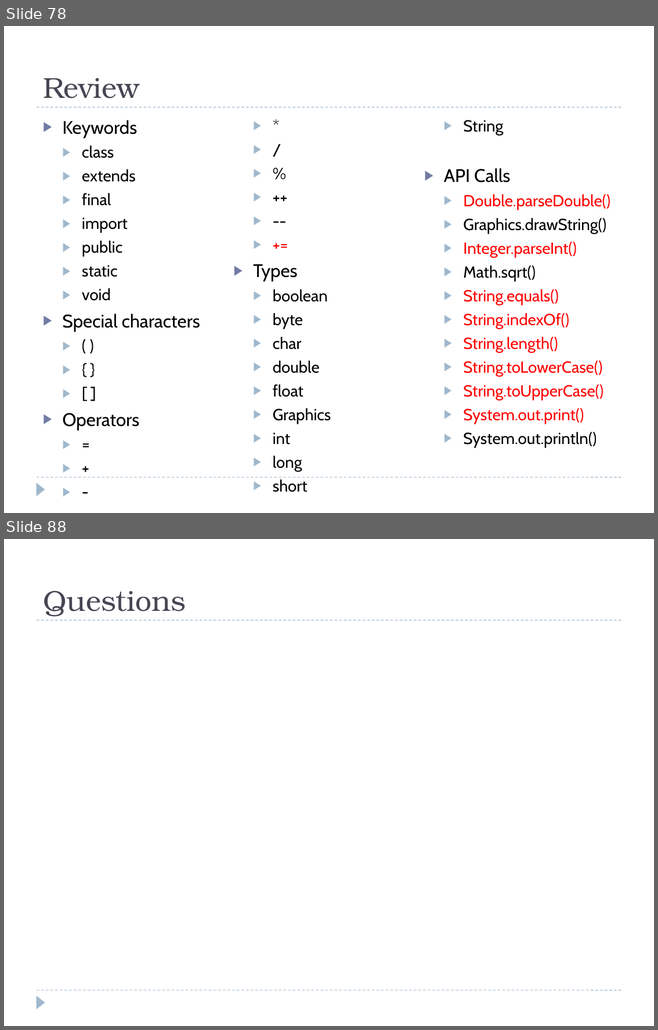
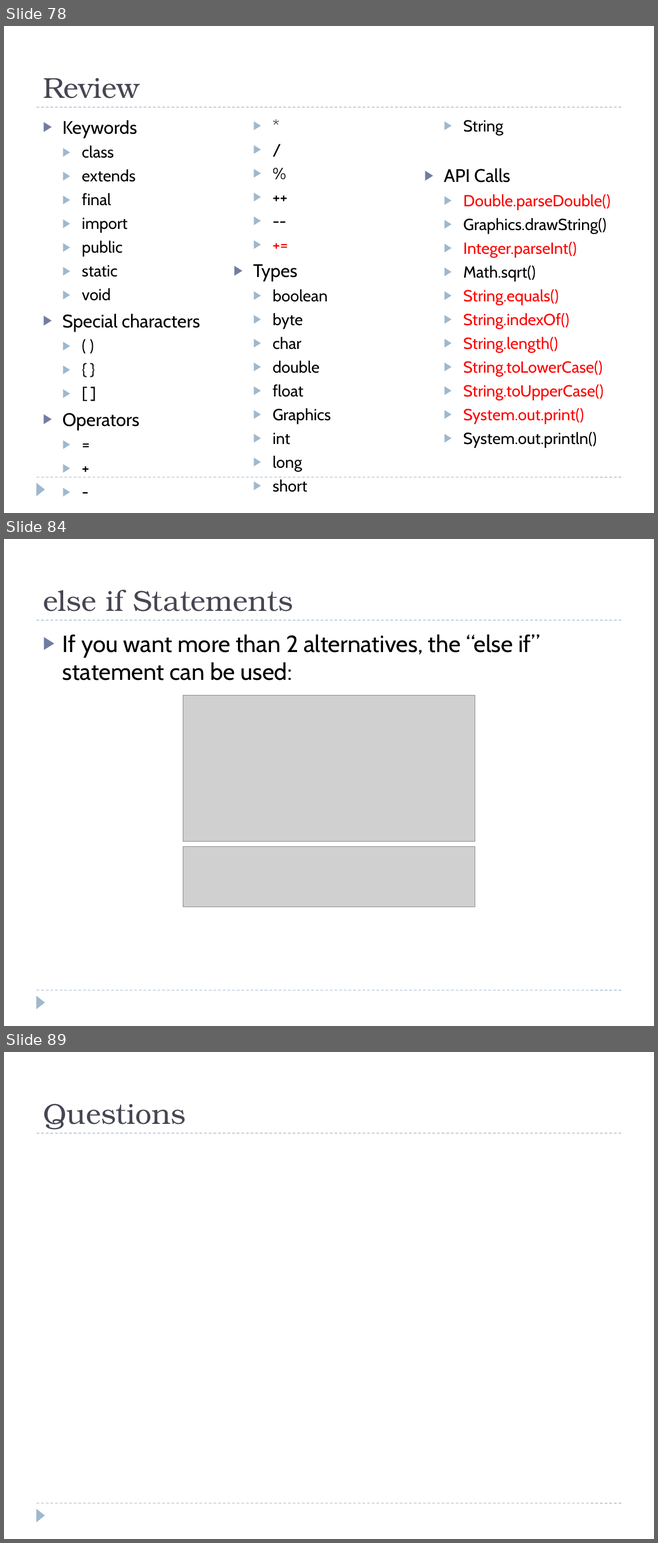
Before and after one commit to bcraig108/JavaClass_2013_Summer, a slide deck: Introduction to Java Programming.pptx. Shown one above the other, each under a label of ours: slides 78 and 88 before the commit, slides 78, 84 and 89 after it; the slides between them are not shown. The pictures are 658x1030 and 658x1543 pixels, drawn with LibreOffice and Linux fonts; fonts in the diff are those of the drawing; grey boxes stand for pictures; background and template pictures are left out. Boxes give left, top, right and bottom in pixels: in the first picture for what was removed or moved away, otherwise in the second. Text is boxed around its words. In the diff, an @@ line names an element or a change of style, - is before the commit and + after.

```diff
--- a/Introduction to Java Programming.pptx
+++ b/Introduction to Java Programming.pptx
@@ slide 84 added at <box>4,539,654,1026</box>, background #FFFFFF; not listed: 3 template elements that a slide beside it also shows @@
@@ title added at <box>43,589,293,611</box>, 32 pt, text #464653 @@
+else if Statements
@@ text added at <box>63,634,539,681</box>, 26 pt, text #000000 @@
+▶ If you want more than 2 alternatives, the “else if” statement can be used:
@@ picture added at <box>183,695,475,841</box> @@
@@ picture added at <box>183,847,475,907</box> @@
@@ what was slide 88 is now slide 89 @@
```
Also in this commit, not shown: 8 slides changed, 3 other slides added, 3 slides removed, 1 other file.
